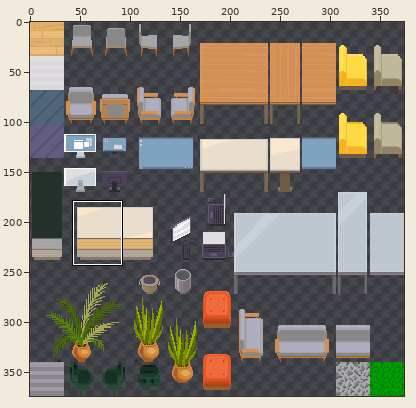
Sprite sheet: src/assets/tileset1.png. The picture above shows the old version from afar; the outline marks the close-up.
Close-up. As it was:
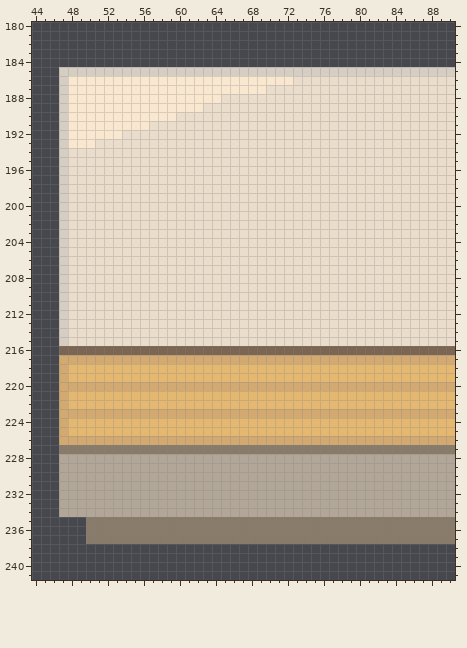
The file is 374x374 pixels. Pixels under 10% opacity are left out. Colours within 5 levels of each other are drawn and written as one. Shown: x 44..90, y 180..241. The commit also changed other parts of the picture, which this record leaves out.
The result:
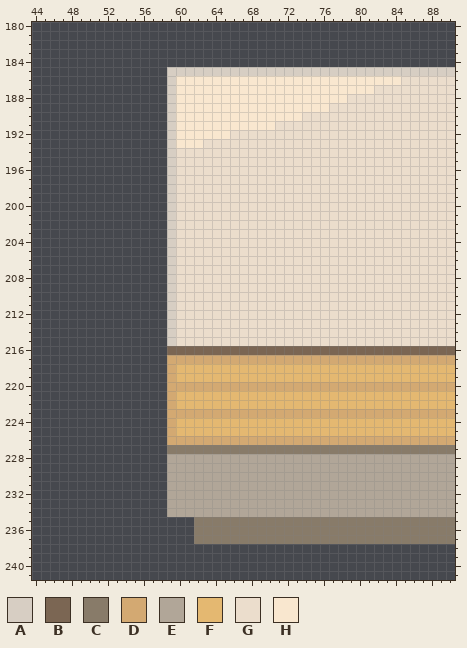
Palette (. is transparent): A #d7cec3  B #7b6653  C #887b69  D #d3a972  E #b1a698  F #e4b871  G #ebddcc  H #f9e7cf
Difference:
Changed rows in their new state; - is an unchanged pixel.
first column x 47:
185 ............--------------------------
186 ............A-------------HHHHHHHHHHHH
187 ............A----------HHHHHHHHHHHH---
188 ............A-----HHHHHHHHHHHHHH------
189 ............A---HHHHHHHHHHHHHH--------
190 ............AHHHHHHHHHHHHHH-----------
191 ............AHHHHHHHHHHH--------------
192 ............AHHHHHH-------------------
193 ............AHHH----------------------
194 ............A-------------------------
195 ............A-------------------------
196 ............A-------------------------
197 ............A-------------------------
198 ............A-------------------------
199 ............A-------------------------
200 ............A-------------------------
201 ............A-------------------------
202 ............A-------------------------
203 ............A-------------------------
204 ............A-------------------------
205 ............A-------------------------
206 ............A-------------------------
207 ............A-------------------------
208 ............A-------------------------
209 ............A-------------------------
210 ............A-------------------------
211 ............A-------------------------
212 ............A-------------------------
213 ............A-------------------------
214 ............A-------------------------
215 ............A-------------------------
216 ............--------------------------
217 ............--------------------------
218 ............D-------------------------
219 ............D-------------------------
220 ............--------------------------
221 ............D-------------------------
222 ............D-------------------------
223 ............--------------------------
224 ............D-------------------------
225 ............D-------------------------
226 ............--------------------------
227 ............--------------------------
228 ............--------------------------
229 ............--------------------------
230 ............--------------------------
231 ............--------------------------
232 ............--------------------------
233 ............--------------------------
234 ............--------------------------
235 ---............-----------------------
236 ---............-----------------------
237 ---............-----------------------
